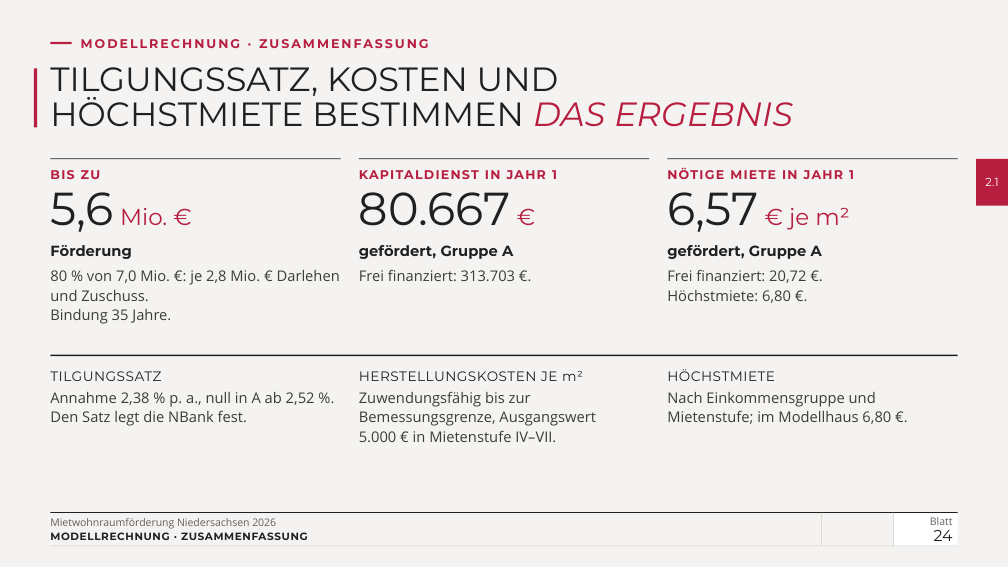
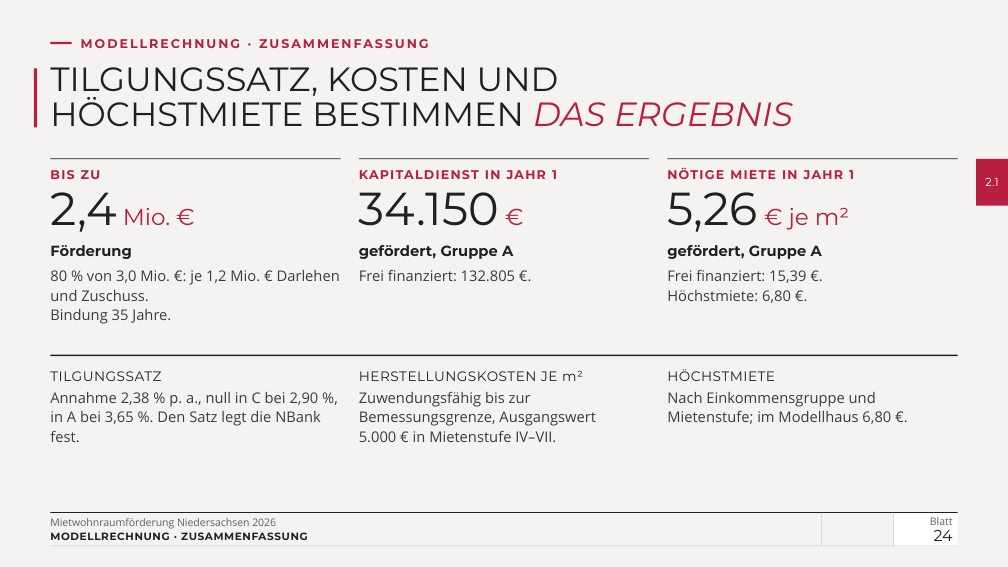
Before and after one commit to vgedaschko/NBank, a slide deck: slide 24 of praesentation/dist/PGN-Mietwohnraumfoerderung-Niedersachsen-2026-Vortrag.pptx. Drawn at 1008x567 pixels with LibreOffice and Linux fonts; fonts in the diff are those of the drawing; background and template pictures are left out. Boxes give left, top, right and bottom in pixels: in the first picture for what was removed or moved away, otherwise in the second. Text is boxed around its words. In the diff, an @@ line names an element or a change of style, - is before the commit and + after.

```diff
--- a/praesentation/dist/PGN-Mietwohnraumfoerderung-Niedersachsen-2026-Vortrag.pptx
+++ b/praesentation/dist/PGN-Mietwohnraumfoerderung-Niedersachsen-2026-Vortrag.pptx
@@ text at box(50, 192, 170, 232): text changed @@
-5,6 Mio. €
+2,4 Mio. €
@@ text at box(359, 192, 499, 226): text changed @@
-80.667 €
+34.150 €
@@ text at box(667, 192, 849, 232): text changed @@
-6,57 € je m²
+5,26 € je m²
@@ text at box(50, 270, 340, 301): text changed @@
-80 % von 7,0 Mio. €: je 2,8 Mio. € Darlehen und Zuschuss.
+80 % von 3,0 Mio. €: je 1,2 Mio. € Darlehen und Zuschuss.
@@ text at box(359, 270, 515, 281): text changed @@
-Frei finanziert: 313.703 €.
+Frei finanziert: 132.805 €.
@@ text at box(667, 270, 806, 283): text changed @@
-Frei finanziert: 20,72 €.
+Frei finanziert: 15,39 €.
@@ text at box(50, 392, 321, 442): text changed @@
-Annahme 2,38 % p. a., null in A ab 2,52 %. Den Satz legt die NBank fest.
+Annahme 2,38 % p. a., null in C bei 2,90 %, in A bei 3,65 %. Den Satz legt die NBank fest.
```
Also in this commit, not shown: 14 other slides changed, 56 other files.
